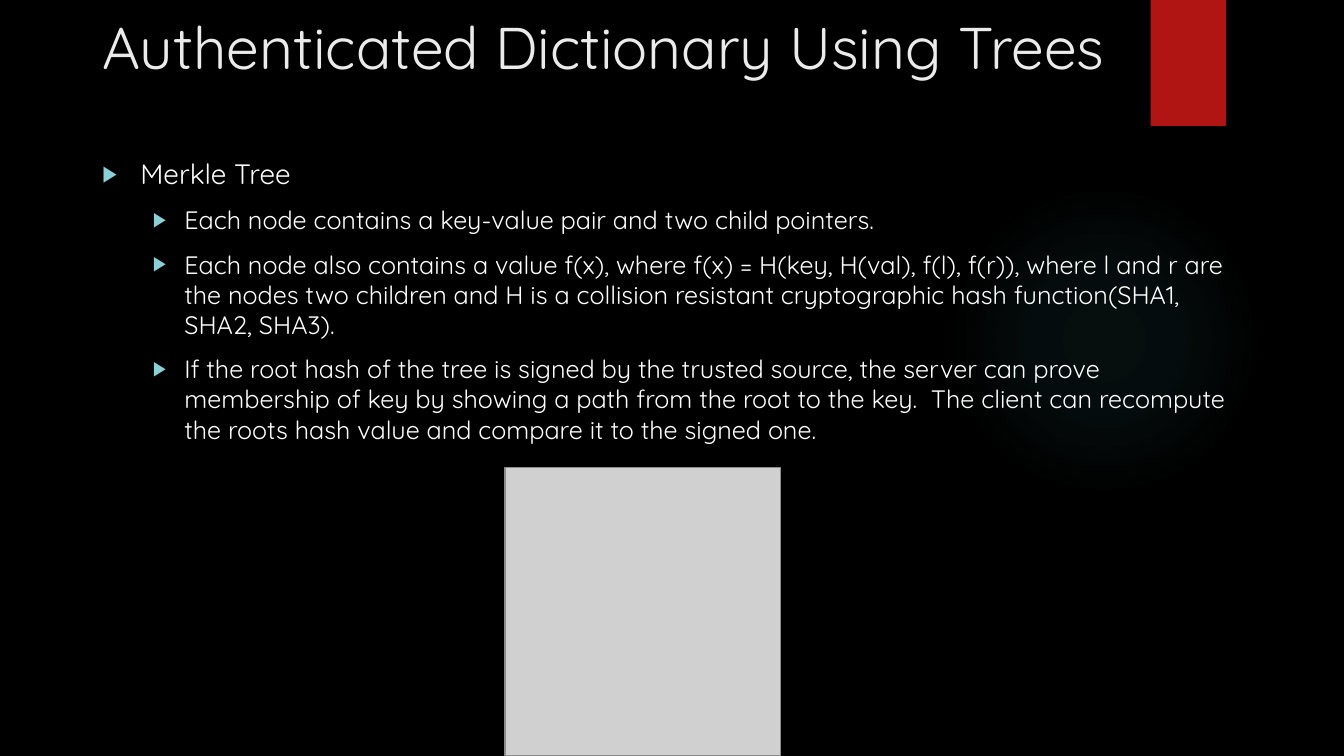
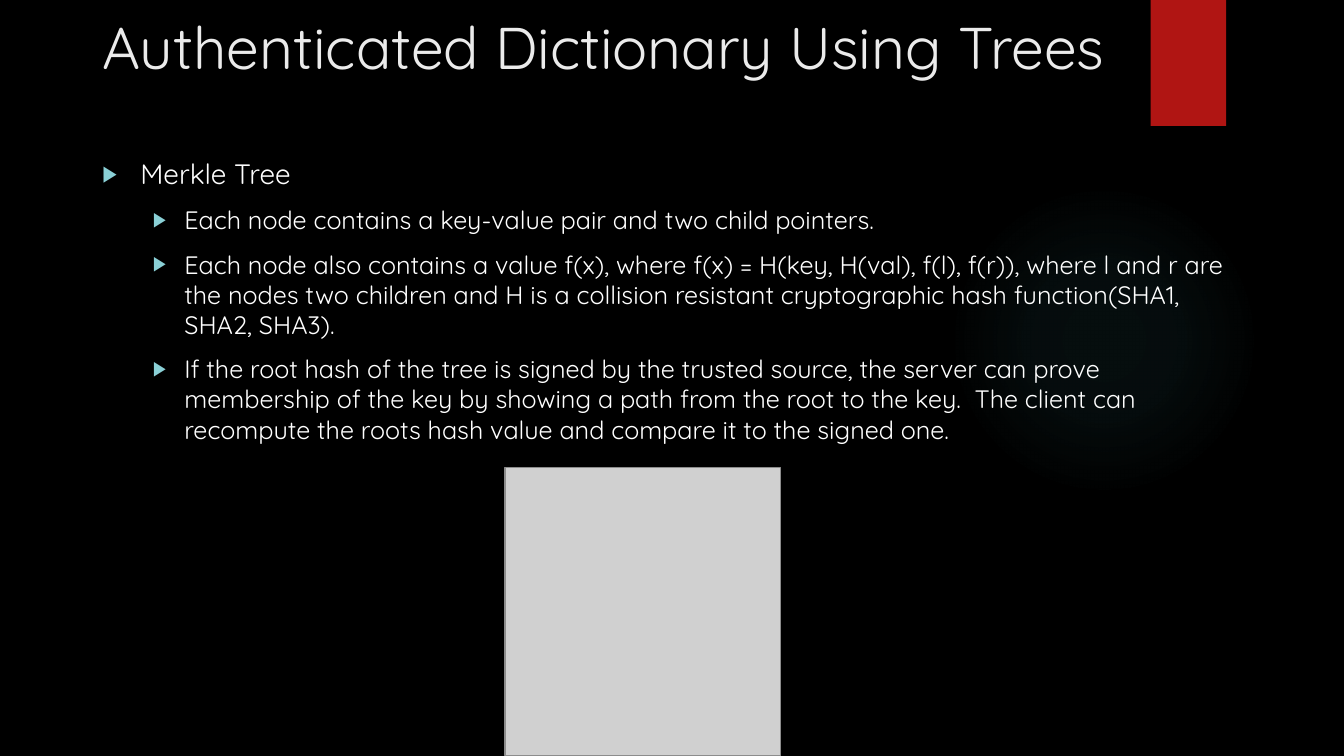
Before and after one commit to arielamberden/iSafe, a slide deck: slide 5 of Survey Paper/Survey Paper.pptx (slide 4 before the commit). Drawn at 1344x756 pixels with LibreOffice and Linux fonts; fonts in the diff are those of the drawing; grey boxes stand for pictures; background and template pictures are left out. Boxes give left, top, right and bottom in pixels: in the first picture for what was removed or moved away, otherwise in the second. Text is boxed around its words. In the diff, an @@ line names an element or a change of style, - is before the commit and + after.

```diff
--- a/Survey Paper/Survey Paper.pptx
+++ b/Survey Paper/Survey Paper.pptx
@@ text at [184, 359, 1136, 444]: text changed @@
-  ▶ If the root hash of the tree is signed by the trusted source, the server can prove membership of key by showing a path from the root to the key. The client can recompute the roots hash value and compare it to the signed one.
+  ▶ If the root hash of the tree is signed by the trusted source, the server can prove membership of the key by showing a path from the root to the key. The client can recompute the roots hash value and compare it to the signed one.
```
Also in this commit, not shown: 2 other slides changed, 2 slides added.
